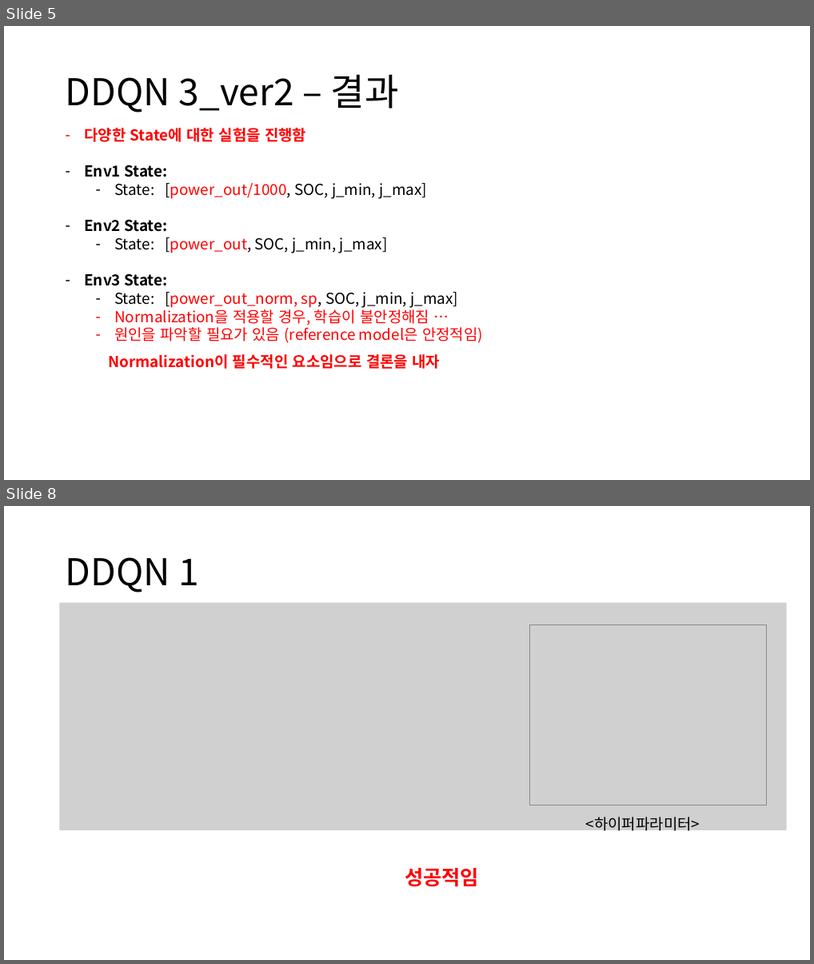
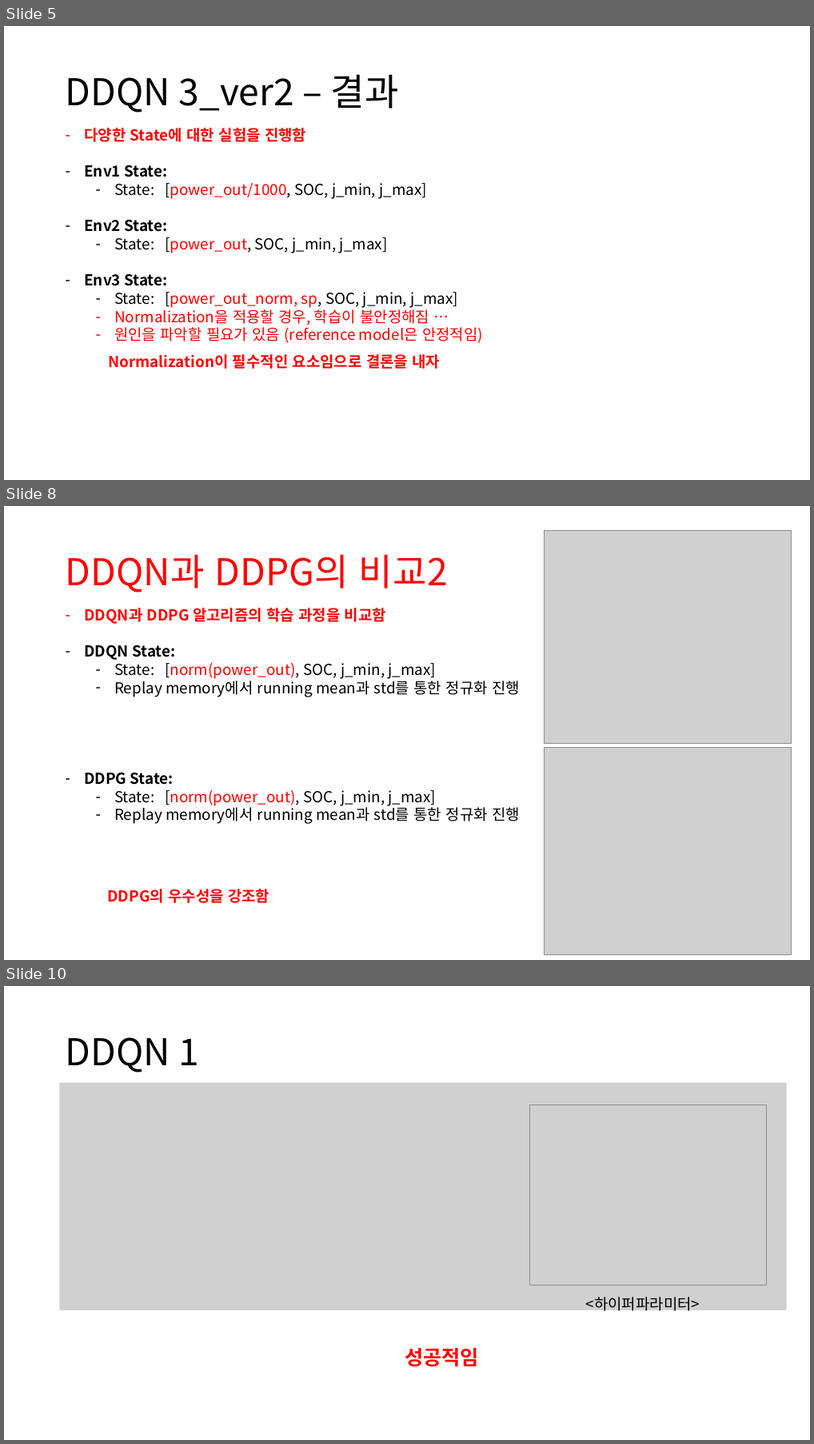
Before and after one commit to zidane89/experiment, a slide deck: 실험정리.pptx. Shown one above the other, each under a label of ours: slides 5 and 8 before the commit, slides 5, 8 and 10 after it; the slides between them are not shown. The pictures are 814x964 and 814x1444 pixels, drawn with LibreOffice and Linux fonts; fonts in the diff are those of the drawing; grey boxes stand for pictures. Boxes give left, top, right and bottom in pixels: in the first picture for what was removed or moved away, otherwise in the second. Text is boxed around its words. In the diff, an @@ line names an element or a change of style, - is before the commit and + after.

```diff
--- a/실험정리.pptx
+++ b/실험정리.pptx
@@ slide 8 added at <box>4,506,810,960</box>, background #FFFFFF @@
@@ picture added at <box>545,530,792,743</box> @@
@@ title added at <box>66,554,448,592</box>, 44 pt, text #FF0000 @@
+DDQN과 DDPG의 비교2
@@ text added at <box>84,608,520,824</box>, 18 pt, text #000000 @@
+– DDQN과 DDPG 알고리즘의 학습 과정을 비교함
+– DDQN State:
+  – State: [norm(power_out), SOC, j_min, j_max]
+  – Replay memory에서 running mean과 std를 통한 정규화 진행
+– DDPG State:
+  – State: [norm(power_out), SOC, j_min, j_max]
+  – Replay memory에서 running mean과 std를 통한 정규화 진행
@@ picture added at <box>544,748,792,955</box> @@
@@ text added at <box>108,888,270,903</box>, 18 pt, text #FF0000, bold @@
+DDPG의 우수성을 강조함
@@ what was slide 8 is now slide 10 @@
```
Also in this commit, not shown: 7 slides changed, 1 other slide added.
